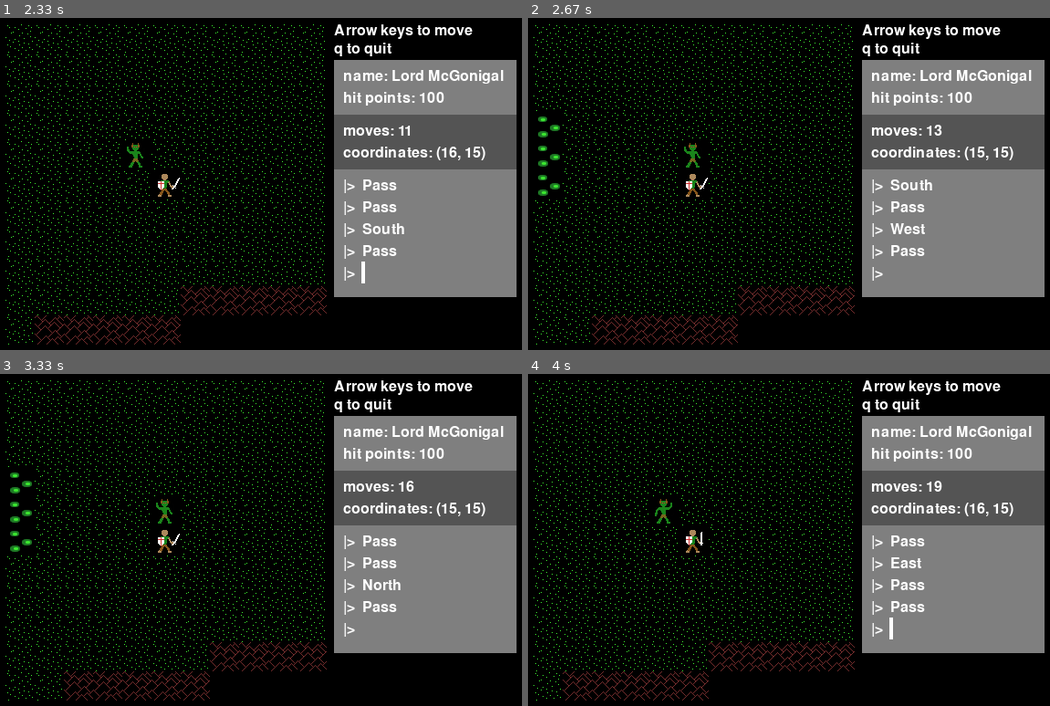
Above: before the commit, frames 1-4 (two rows, left to right).
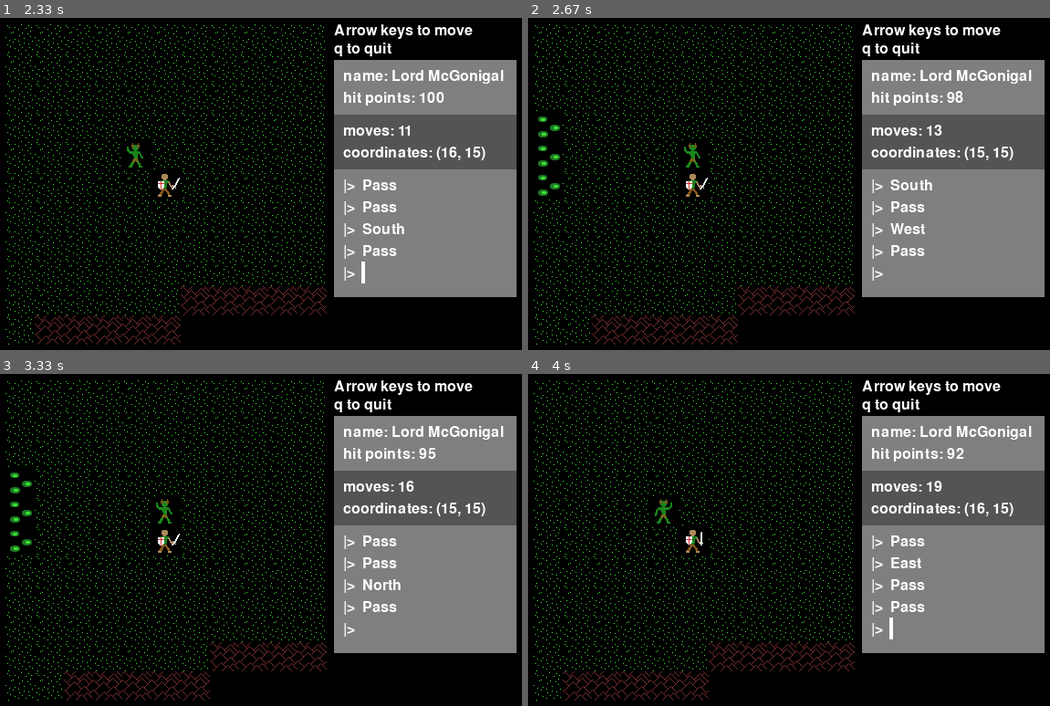
Above: after the commit, the same moments.

Repository: josh-reynolds/Python
Game: pygame game, started from pygame/nulltima/demo.py
The game is run twice, just before and just after one commit, with the same random seed, the same clock (stepped at 60 frames per second) and the same inputs.
Inputs:
- Up to frame 1 (2.33 s): hold Right 0.33-0.8 s; hold Up 0.83-1.13 s; tap Space at 0.9, 1.23, 1.53, 1.73, 2.03, 2.3 s; hold Right 1.17-1.63 s; hold Left 1.67-2.2 s; hold Down from 2.23 s (still down)
- Up to frame 2 (2.67 s): release Down at 2.53 s; hold Left from 2.57 s (still down); tap Space at 2.63 s
- Up to frame 3 (3.33 s): tap Space at 2.93, 3.07 s; release Left at 2.97 s; hold Up from 3 s (still down)
- Up to frame 4 (4 s): release Up at 3.37 s; hold Right from 3.4 s (still down); tap Space at 3.47, 3.77 s

Frame 1 is identical in both runs. In frame 2, less than 0.1% of the frame differs, in the area x 80-86%, y 21-26%; in frame 3, 0.1%; in frame 4, 0.1%, in the area x 80-86%, y 22-26%.

Commit message:
Very basic monster attack action

Diff:
--- a/pygame/nulltima/monsters.py
+++ b/pygame/nulltima/monsters.py
@@ -34,7 +34,12 @@
                 if abs(dy) == max_dist:
                     ry = sy
 
-            self.move(rx, ry)
+                self.move(rx, ry)
+            else:
+                self.attack(game.Game.level.player)
+
+    def attack(self, target):
+        target.hit_points -= 1
 
     def __repr__(self):
         return "Monster({})".format(self.pos)
Not shown, changed: pygame/nulltima/notes
